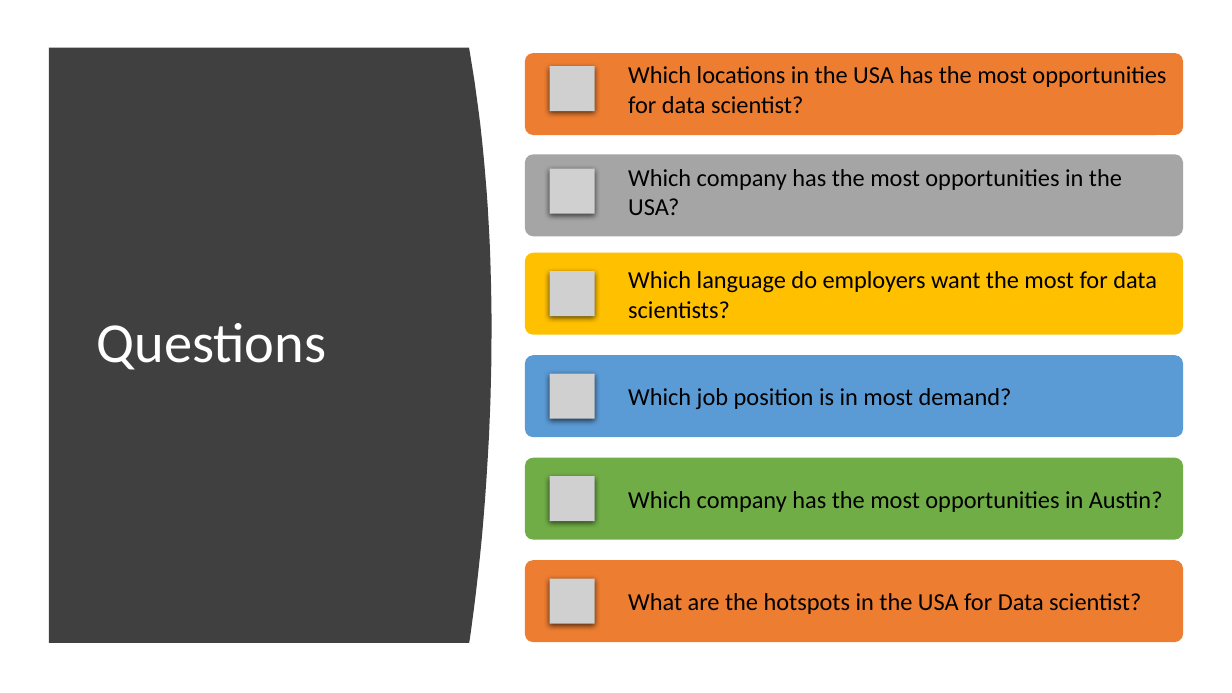
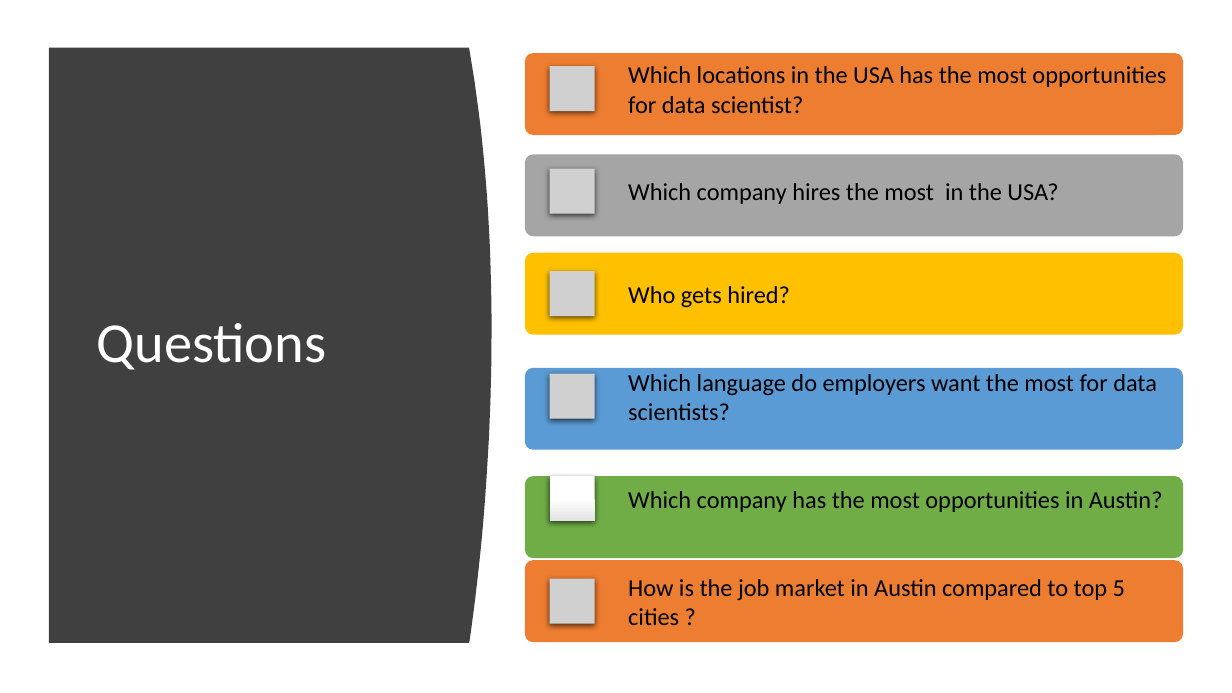
Before and after one commit to tjgrafft/DataScienceJobs_Project, a slide deck: slide 3 of presentation/Presentation.pptx. Drawn at 1232x693 pixels with LibreOffice and Linux fonts; fonts in the diff are those of the drawing; grey boxes stand for pictures. Boxes give left, top, right and bottom in pixels: in the first picture for what was removed or moved away, otherwise in the second. Text is boxed around its words. In the diff, an @@ line names an element or a change of style, - is before the commit and + after.

```diff
--- a/presentation/Presentation.pptx
+++ b/presentation/Presentation.pptx
@@ text at (628,183,1058,204): text changed @@
-Which company has the most opportunities in the USA?
+Which company hires the most in the USA?
@@ text added at (628,286,790,308), 19 pt, text #000000 @@
+Who gets hired?
@@ text "Which language do employers want ...": place and size @@
-text "Which language do employers want ..." at (628,271,1157,318)
+text "Which language do employers want ..." at (628,374,1157,420)
@@ rounded rectangle: place and size @@
-rounded rectangle at (525,355,1183,437)
+rounded rectangle at (525,368,1183,450)
@@ text removed at (628,388,1012,409) @@
-Which job position is in most demand?
@@ rounded rectangle: place and size @@
-rounded rectangle at (525,457,1183,540)
+rounded rectangle at (525,476,1183,558)
@@ picture removed at (550,476,595,521) @@
@@ rectangle added at (550,476,595,521), fill gradient #FFFFFF to #E3E3E3 @@
@@ text at (628,579,1125,625): text changed @@
-What are the hotspots in the USA for Data scientist?
+How is the job market in Austin compared to top 5 cities ?
```
Also in this commit, not shown: 6 other slides changed, 6 slides added, 5 slides removed, 1 other file.
